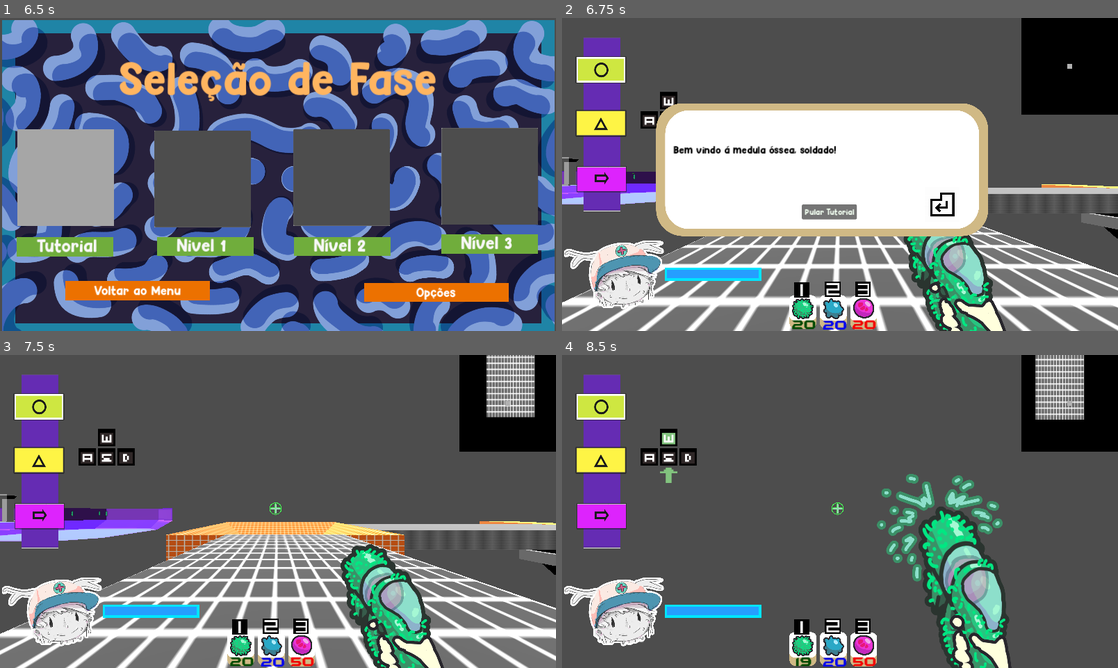
Above: before the commit, frames 1-4 (two rows, left to right).
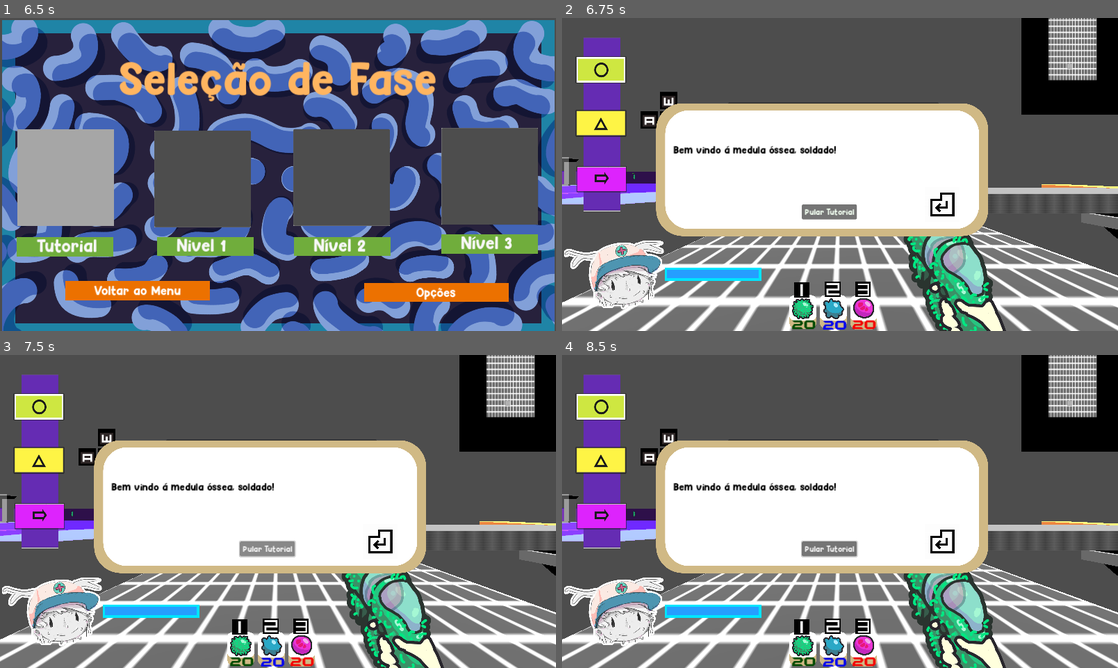
Above: after the commit, the same moments.

Repository: MrVeGGi3/Immunition-2.0.-2024-
Game: Godot game, scene res://scenes/HUD/logo_transition.tscn
Two runs of this game, one before a commit and one after it. Both use one fixed random seed, a clock stepped at 60 frames per second and the inputs below.
Inputs (mouse positions are in pixels of both pictures, inside the frame that each line leads up to):
- Up to frame 1 (6.5 s): tap Enter (start) at 0.5, 1.25, 3.5, 5 s; move the mouse to (400, 158) at 0.52 s; hold D (move_right) 0.53-1.28 s; click (400, 158) at 0.6 s; tap Space (jump) at 0.77, 1.52, 3.02, 3.77, 4.52 s; move the mouse to (166, 190) at 1.27 s; hold S (move_backwards) 1.28-2.03 s; tap 1 (change_linfocit) at 1.35 s; click (166, 190) at 1.55 s; tap R (restart) at 2, 4.25 s; move the mouse to (333, 105) at 2.02 s; hold D (move_right) 2.03-2.78 s; tap 2 (change_macrofage) at 2.1 s; click (333, 105) at 2.3 s; move the mouse to (250, 237) at 2.77 s; hold W (move_forwards) 2.78-3.53 s; tap 3 (change_neutrofile) at 2.85 s; click (250, 237) at 3.05 s; move the mouse to (444, 221) at 3.52 s; hold A (move_left) 3.53-5.03 s; tap Mouse wheel down (roll_down) at 3.6 s; click (444, 221) at 3.8 s; move the mouse to (111, 127) at 4.27 s; tap Mouse wheel up (roll_up) at 4.35 s; click (111, 127) at 4.55 s; move the mouse to (305, 174) at 5.02 s; hold S (move_backwards) 5.03-5.75 s; hold Ctrl (run) 5.03-5.75 s; click (305, 174) at 5.3 s; click "Jogar" at 5.75 s
- Up to frame 2 (6.75 s): click (628, 177) at 6.5 s
- Up to frame 3 (7.5 s): click (266, 552) at 7.25 s, where only the run after the commit has a clickable "Recomeçar"
- Up to frame 4 (8.5 s): move the mouse to (817, 505) at 8.02 s; hold D (move_right) from 8.03 s (still down); click (817, 505) at 8.1 s

Frame 1 is identical in both runs. In frame 2, 1.8% of the frame differs, in the area x 12-97%, y 0-50%; in frame 3, 35%; in frame 4, 51%, in the area x 0-100%, y 0-100%.
Error after the commit: Parse Error: Function "input_is_pressed()" not found in base self. (res://scripts/Characthers/Player.gd:143)

Commit message:
Update Player.gd
Adicionado lógica do lança chamas

Diff:
--- a/scripts/Characthers/Player.gd
+++ b/scripts/Characthers/Player.gd
@@ -43,6 +43,7 @@
 const INCREASE_SPEED = 10
 var JUMP_FORCE = 8.0
 const GRAVITY = Vector3(0, -9.8, 0)
+const CONTROL_BULLET_EMISSION = 1
 
 #Booleanas
 var can_shoot = Global.c_shoot
@@ -97,7 +98,7 @@
 	if rotation_degrees.x < -90:
 		rotation_degrees.x = -90
 
-func _process(_delta):
+func _process(delta):
 	if dead:
 		return
 	progress_bar.value = vida
@@ -123,7 +124,7 @@
 			shoot()
 			if l_ammo < 0:
 				l_ammo = 0
-			if not m_ammo < 0:
+			if not l_ammo < 0:
 				l_ammo -=1
 			if l_ammo == 0:
 				can_shoot = false
@@ -139,17 +140,13 @@
 				can_shoot_mf = false
 				set_global_transition_bool_csm(can_shoot_mf)
 
-		elif can_shoot_nf:
-			shoot_by_neutrofile()
-			if n_ammo < 0:
-				n_ammo = 0
-			if not m_ammo < 0:
-				n_ammo -=1
-				animated_sprite_2d.play("shoot_neutro")
-				neutrofile_sound.play()
-			if n_ammo <= 0:
-				can_shoot_nf = false
-				set_global_transition_bool_csn(can_shoot_nf)
+	if input_is_pressed("shoot") and can_shoot_nf:
+		shoot_by_neutrofile()
+		if n_ammo < 0:
+			n_ammo = 0
+		if n_ammo > 0:
+			n_ammo -= 1 * delta * CONTROL_BULLET_EMISSION
+
 
 
 
@@ -227,6 +224,8 @@
 func shoot_by_neutrofile():
 	if !can_shoot_nf:
 		return
+	animated_sprite_2d.play("shoot_neutro")
+	neutrofile_sound.play()
 	if flame_thrower_shoot.is_colliding() and flame_thrower_shoot.get_collider().has_method("kill_red"):
 		flame_thrower_shoot.get_collider().kill_red()
 	if flame_thrower_shoot.is_colliding() and flame_thrower_shoot.get_collider().has_method("heal_green"):
